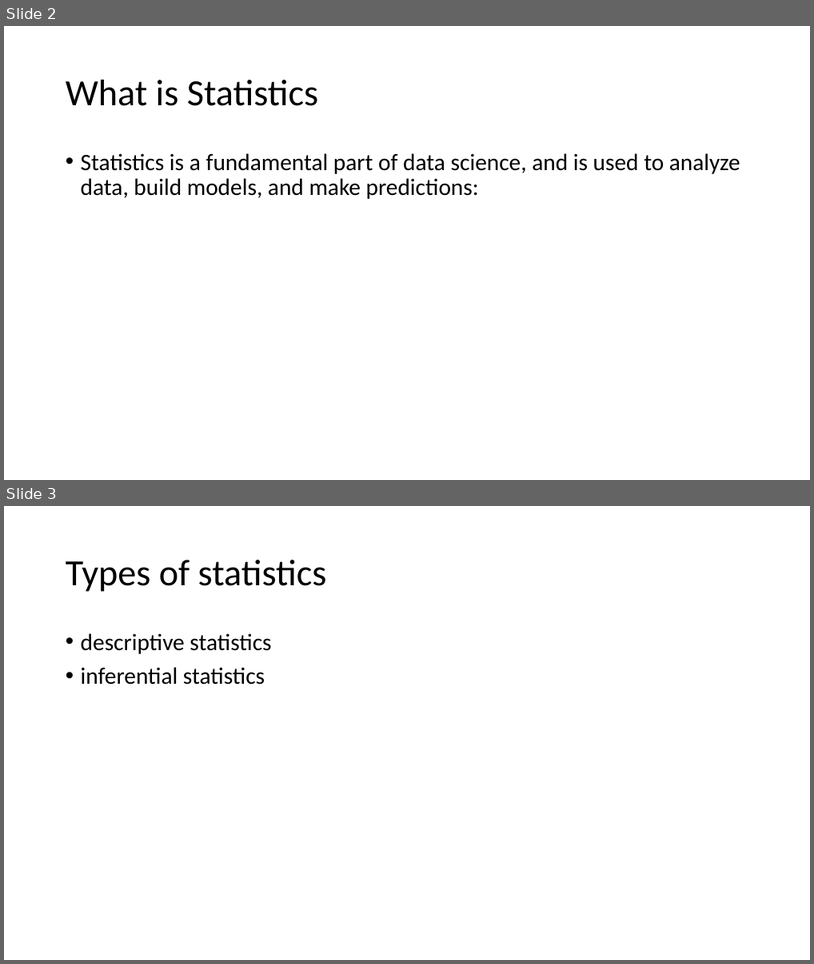
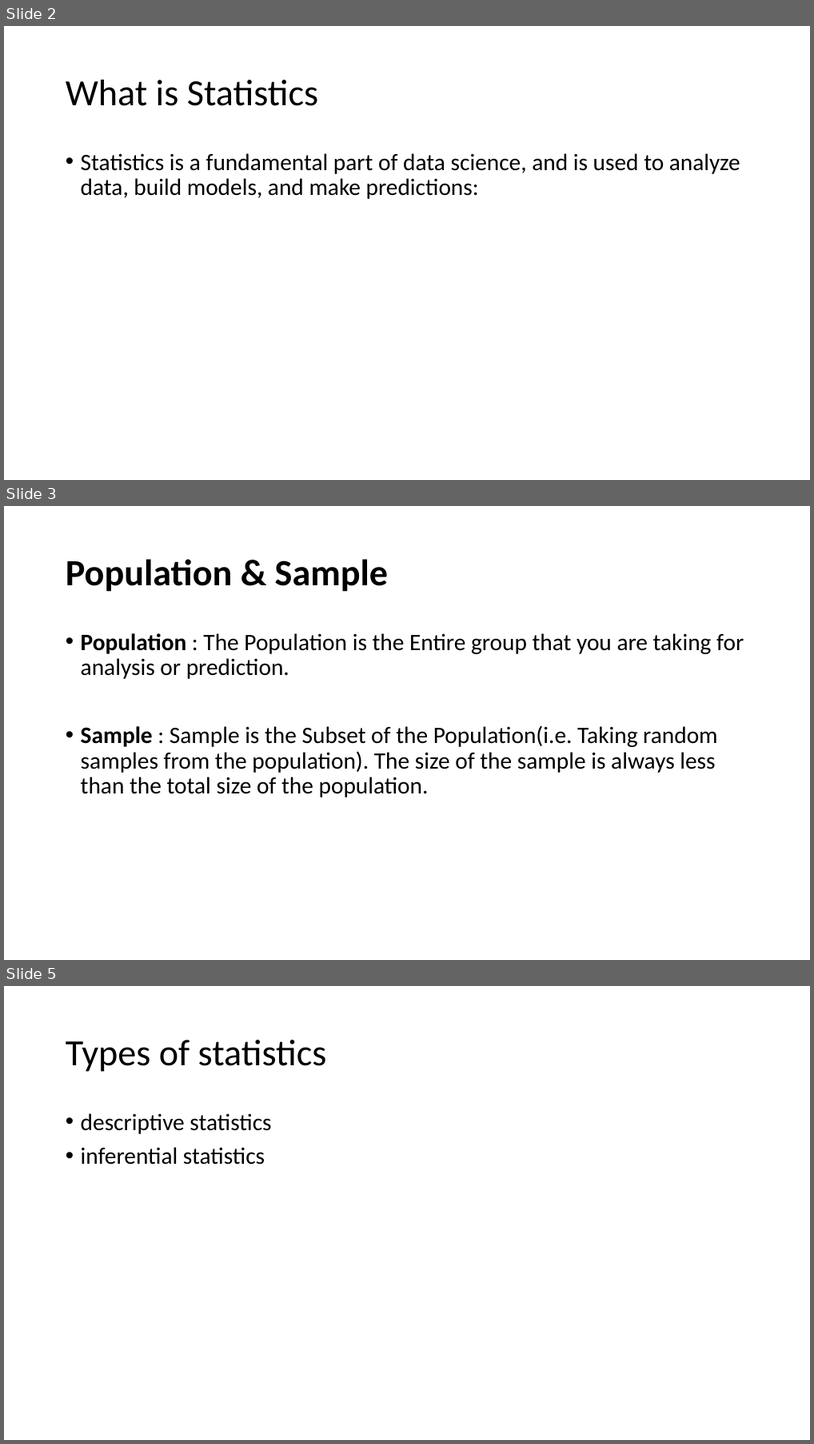
Before and after one commit to joviyal-arun/STAT_TUTORIAL_DOCUMENTS, a slide deck: statistics_tutorial.pptx. Shown one above the other, each under a label of ours: slides 2 and 3 before the commit, slides 2, 3 and 5 after it; the slides between them are not shown. The pictures are 814x964 and 814x1444 pixels, drawn with LibreOffice and Linux fonts; fonts in the diff are those of the drawing. Boxes give left, top, right and bottom in pixels: in the first picture for what was removed or moved away, otherwise in the second. Text is boxed around its words. In the diff, an @@ line names an element or a change of style, - is before the commit and + after.

```diff
--- a/statistics_tutorial.pptx
+++ b/statistics_tutorial.pptx
@@ slide 3 added at [4,506,810,960], background #FFFFFF @@
@@ title added at [66,559,388,592], 44 pt, text #000000, bold @@
+Population & Sample
@@ text added at [81,633,744,797], 28 pt, text #000000 @@
+• Population : The Population is the Entire group that you are taking for analysis or prediction.
+• Sample : Sample is the Subset of the Population(i.e. Taking random samples from the population). The size of the sample is always less than the total size of the population.
@@ what was slide 3 is now slide 5 @@
```
Also in this commit, not shown: 1 slide changed, 13 other slides added.
